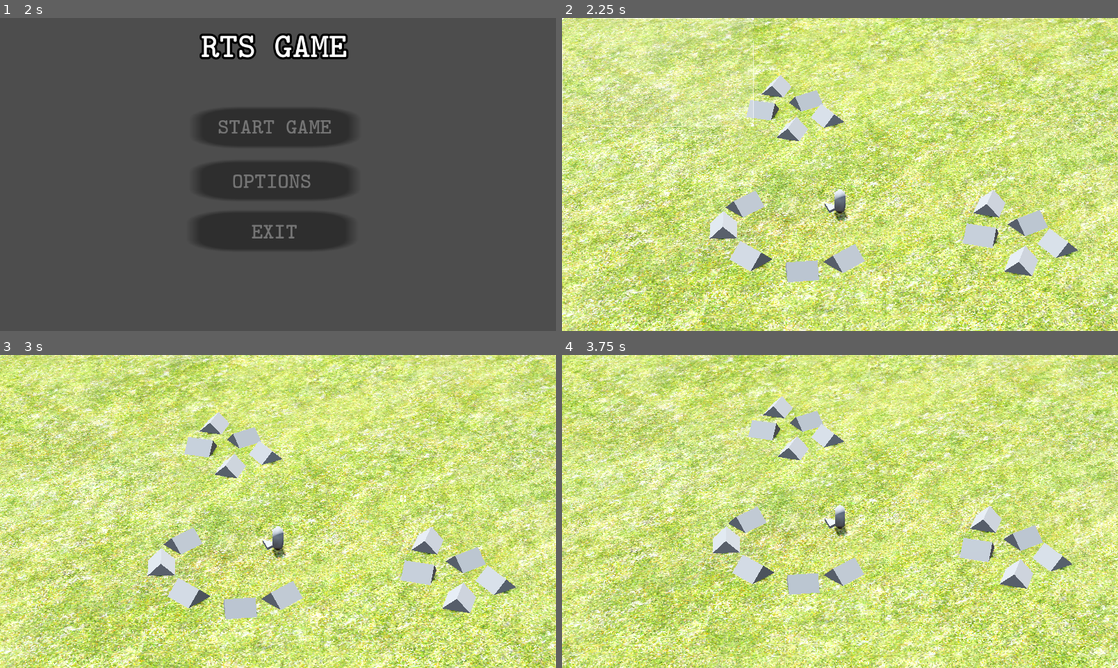
Above: before the commit, frames 1-4 (two rows, left to right).
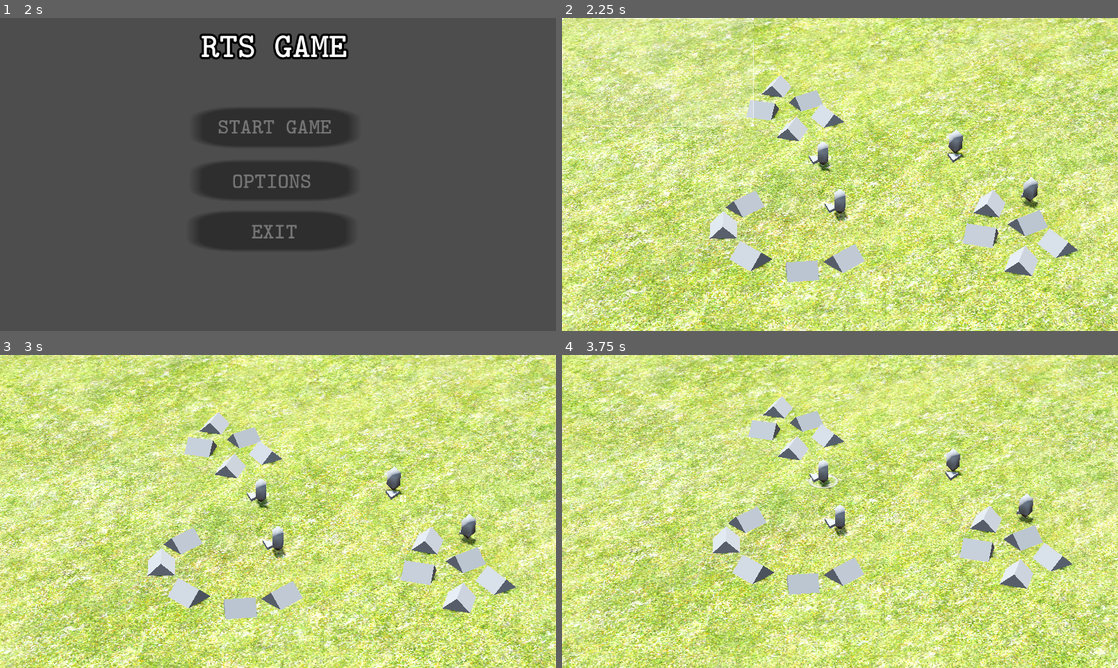
Above: after the commit, the same moments.

Repository: HansKnolle08/RTSGame
Game: Godot game, scene res://scenes/menus/home_menu.tscn
The game is run twice, just before and just after one commit, with the same random seed, the same clock (stepped at 60 frames per second) and the same inputs.
Inputs (mouse positions are in pixels of both pictures, inside the frame that each line leads up to):
- Up to frame 1 (2 s): click (272, 180) at 0.5 s; click (72, 305) at 1.25 s
- Up to frame 2 (2.25 s): click (840, 127) at 2 s
- Up to frame 3 (3 s): tap Enter (input_action_enter) at 2.75 s; move the mouse to (400, 495) at 2.77 s; press the mouse at (400, 495) at 2.78 s
- Up to frame 4 (3.75 s): tap Space at 3.5 s; move the mouse to (728, 527) at 3.52 s; release the mouse at (728, 527) at 3.53 s; tap Down (input_action_camera_backward) at 3.6 s

Frame 1 is identical in both runs. In frame 2, 0.6% of the frame differs, in the area x 44-86%, y 35-62%; in frame 3, 0.6%; in frame 4, 0.7%, in the area x 44-85%, y 29-55%.

Commit message:
Version 0.3.2.alpha

Diff:
--- a/project.godot
+++ b/project.godot
@@ -18,6 +18,7 @@
 [autoload]
 
 Globals="*uid://45qg6nw6w7sf"
+GlobalMusicManager="*uid://b06nkuuxa2gap"
 
 [display]
 
--- a/rts_components/rts_objects/rts_units/ground/basic_unit/basic_unit.gd
+++ b/rts_components/rts_objects/rts_units/ground/basic_unit/basic_unit.gd
@@ -21,14 +21,12 @@
 ## onready vars
 @onready var selection_sprite: Sprite3D = $CircleSelection
 
-## built-in override methods
-
 ## Built-In _ready() is called on startup
 func _ready() -> void:
 	selected = false
 
 ## Built-In _process() is called on every frame
-func _process(delta: float) -> void:
+func _process(_delta: float) -> void:
 	pass
 
 ## public methods
--- a/rts_components/rts_systems/rts_player/rts_player.gd
+++ b/rts_components/rts_systems/rts_player/rts_player.gd
@@ -5,7 +5,8 @@
 extends Node
 
 ## consts
-const TYPE_RTS_CAMERA := preload("../rts_camera/rts_camera.gd")
+const TYPE_HINT_RTS_CAMERA: Script = preload("../rts_camera/rts_camera.gd")
+const TYPE_HINT_RTS_SELECTION_MANAGER: Script = preload("../rts_selection_manager/rts_selection_manager.gd")
 
 ## public vars
 var mouse_dragbox_start_position: Vector2 = Vector2.ZERO
@@ -13,8 +14,9 @@
 var show_dragbox: bool = false
 
 ## onready vars
-@onready var rts_camera := $"../RTSCamera"
-@onready var rts_selection_manager := $RTSSelectionManager
+@onready var rts_camera: TYPE_HINT_RTS_CAMERA = $"../RTSCamera"
+@onready var rts_selection_manager: TYPE_HINT_RTS_SELECTION_MANAGER = $RTSSelectionManager
+@onready var rts_units: Node = $"../RTSUnits"
 
 ## Built-In _ready() is called on startup
 func _ready() -> void:
@@ -26,19 +28,19 @@
 	selection_dragbox()
 
 ## public methods
-func camera_input_handler(camera:TYPE_RTS_CAMERA, delta: float):
+func camera_input_handler(camera:TYPE_HINT_RTS_CAMERA, delta: float):
 	camera_pan(camera, delta)
 	camera_move(camera, delta)
 	camera_rotate(camera, delta)
 	camera_zoom(camera, delta)
 
-func camera_pan(camera:TYPE_RTS_CAMERA, delta: float) -> void:
+func camera_pan(camera:TYPE_HINT_RTS_CAMERA, delta: float) -> void:
 	if Input.get_mouse_mode() != Input.MOUSE_MODE_CONFINED: return
 	var mouse_pos: Vector2 = get_viewport().get_mouse_position()
 	var viewport_size: Vector2 = get_viewport().get_visible_rect().size
 	camera.camera_pan(mouse_pos, viewport_size, delta)
 
-func camera_move(camera: TYPE_RTS_CAMERA, delta: float) -> void:
+func camera_move(camera: TYPE_HINT_RTS_CAMERA, delta: float) -> void:
 	var direction: Vector2 = Vector2.ZERO
 	if Input.is_action_pressed(&"input_action_camera_forward"): direction.y = -1
 	if Input.is_action_pressed(&"input_action_camera_backward"): direction.y = 1
@@ -47,14 +49,14 @@
 	if direction == Vector2.ZERO: return
 	camera.camera_move(direction, delta)
 
-func camera_rotate(camera:TYPE_RTS_CAMERA, delta: float) -> void:
+func camera_rotate(camera:TYPE_HINT_RTS_CAMERA, delta: float) -> void:
 	var direction: float = 0
 	if Input.is_action_pressed(&"input_action_camera_rotate_right"): direction = 1
 	if Input.is_action_pressed(&"input_action_camera_rotate_left"): direction = -1
 	if !direction: return
 	camera.camera_rotate(direction, delta)
 
-func camera_zoom(camera:TYPE_RTS_CAMERA, delta: float) -> void:
+func camera_zoom(camera:TYPE_HINT_RTS_CAMERA, delta: float) -> void:
 	var direction: float = 0
 	if Input.is_action_pressed(&"input_action_camera_zoom_in") or Input.is_action_just_released(&"input_action_camera_zoom_in"): direction = 1
 	if Input.is_action_pressed(&"input_action_camera_zoom_out") or Input.is_action_just_released(&"input_action_camera_zoom_out"): direction = -1
@@ -67,9 +69,11 @@
 			mouse_dragbox_start_position = get_viewport().get_mouse_position()
 			mouse_dragbox_end_position = mouse_dragbox_start_position
 		mouse_dragbox_end_position = get_viewport().get_mouse_position()
-		rts_selection_manager.update_selection_rectangle(Rect2(mouse_dragbox_start_position, mouse_dragbox_end_position - mouse_dragbox_start_position))
+		rts_selection_manager.update_selection_rectangle(Rect2(mouse_dragbox_start_position, mouse_dragbox_end_position - mouse_dragbox_start_position).abs())
 
 	if Input.is_action_just_released(&"input_action_mouseclick_left"):
+		var dragbox_rectangle: Rect2 = Rect2(mouse_dragbox_start_position, mouse_dragbox_end_position - mouse_dragbox_start_position).abs()
+		rts_selection_manager.dragbox_select_objects(rts_units.get_children(), dragbox_rectangle)
 		mouse_dragbox_start_position = Vector2.ZERO
 		mouse_dragbox_end_position = Vector2.ZERO
 		rts_selection_manager.dragbox_hide()
--- a/rts_components/rts_systems/rts_selection_manager/rts_selection_manager.gd
+++ b/rts_components/rts_systems/rts_selection_manager/rts_selection_manager.gd
@@ -14,19 +14,22 @@
 ## onready vars
 @onready var ui_dragbox: NinePatchRect = $SelectionRect
 
-## built-in override methods
-
 ## Built-In _ready() is called on startup
 func _ready() -> void:
 	pass
 
 ## Built-In _process() is called on every frame
-func _process(delta: float) -> void:
+func _process(_delta: float) -> void:
 	pass
 
 ## public methods
+func dragbox_select_objects(object_list: Array, dragbox_rect: Rect2) -> void:
+	for object: Node3D in (object_list as Array[Node3D]):
+		var position_in_2d: Vector2 = get_viewport().get_camera_3d().unproject_position(object.global_position)
+		if dragbox_rect.has_point(position_in_2d): _select_object(object)
+		else: _deselect_object(object)
+
 func update_selection_rectangle(new_rect: Rect2) -> void:
-	new_rect = new_rect.abs()
 	ui_dragbox.position = new_rect.position
 	ui_dragbox.size = new_rect.size
 
@@ -48,4 +51,3 @@
 
 func _toggle_select_object(object: Node) -> void:
 	object.selected = !object.selected
-# Part 6 pausiert bei: 15:42
--- a/scenes/main/main.tscn
+++ b/scenes/main/main.tscn
@@ -74,6 +74,15 @@
 [node name="BasicUnit01" parent="RTSWorld/RTSUnits" unique_id=159870280 instance=ExtResource("6_ow5a4")]
 transform = Transform3D(1, 0, 0, 0, 1, 0, 0, 0, 1, 0, -0.032471478, 0)
 
+[node name="BasicUnit02" parent="RTSWorld/RTSUnits" unique_id=795768436 instance=ExtResource("6_ow5a4")]
+transform = Transform3D(0.774768, 0, -0.63224566, 0, 1, 0, 0.63224566, 0, 0.774768, 10.402394, -0.032471478, 8.145447)
+
+[node name="BasicUnit03" parent="RTSWorld/RTSUnits" unique_id=1874485497 instance=ExtResource("6_ow5a4")]
+transform = Transform3D(-0.57560486, 0, 0.817728, 0, 1, 0, -0.817728, 0, -0.57560486, 11.923854, -0.032471478, 0)
+
+[node name="BasicUnit04" parent="RTSWorld/RTSUnits" unique_id=1754073213 instance=ExtResource("6_ow5a4")]
+transform = Transform3D(1, 0, 0, 0, 1, 0, 0, 0, 1, 3.8715096, -0.032471478, -5.6007633)
+
 [node name="RTSBuildings" type="Node" parent="RTSWorld" unique_id=442856267]
 
 [node name="Tent" type="MeshInstance3D" parent="RTSWorld/RTSBuildings" unique_id=1192396661]
--- a/scenes/menus/options_menu.tscn
+++ b/scenes/menus/options_menu.tscn
@@ -74,7 +74,9 @@
 offset_right = 350.0
 offset_bottom = 291.0
 scale = Vector2(3, 3)
-value = 100.0
+max_value = 1.0
+step = 0.1
+value = 1.0
 
 [node name="GeneralVolumeSliderLabel" type="Label" parent="VolumeSlider" unique_id=1376065951]
 offset_left = 38.0
@@ -91,7 +93,9 @@
 offset_right = 350.0
 offset_bottom = 391.0
 scale = Vector2(3, 3)
-value = 100.0
+max_value = 1.0
+step = 0.1
+value = 1.0
 
 [node name="SFXVolumeSilderLabel" type="Label" parent="VolumeSlider" unique_id=1078267878]
 offset_left = 38.0
@@ -102,13 +106,15 @@
 text = "Sounds"
 label_settings = SubResource("LabelSettings_7rumi")
 
-[node name="MusicVolumeSlider" type="HSlider" parent="VolumeSlider" unique_id=1280368791]
+[node name="MusicVolumeSlider" type="HSlider" parent="VolumeSlider" unique_id=1838310539]
 offset_left = 250.0
 offset_top = 475.0
 offset_right = 350.0
 offset_bottom = 491.0
 scale = Vector2(3, 3)
-value = 100.0
+max_value = 1.0
+step = 0.1
+value = 1.0
 
 [node name="MusicVolumeSliderLabel" type="Label" parent="VolumeSlider" unique_id=1580364135]
 offset_left = 38.0
@@ -157,5 +163,8 @@
 item_2/text = "Fullscreen"
 
 [connection signal="pressed" from="BackButton/BackButton" to="." method="_on_back_button_pressed"]
+[connection signal="value_changed" from="VolumeSlider/GeneralVolumeSlider" to="." method="_on_general_volume_changed"]
+[connection signal="value_changed" from="VolumeSlider/SFXVolumeSilder" to="." method="_on_sfx_volume_changed"]
+[connection signal="value_changed" from="VolumeSlider/MusicVolumeSlider" to="." method="_on_music_volume_changed"]
 [connection signal="item_selected" from="WindowSettings/ResolutionList" to="." method="_on_resolution_list_item_selected"]
 [connection signal="item_selected" from="WindowSettings/WindowModeList" to="." method="_on_window_mode_list_item_selected"]
--- a/script_templates/Node/basic_custom_script.gd
+++ b/script_templates/Node/basic_custom_script.gd
@@ -14,7 +14,6 @@
 ## public vars
 ## private vars
 ## onready vars
-## built-in override methods
 
 ## Built-In _ready() is called on startup
 func _ready() -> void:
--- /dev/null
+++ b/scripts/global/global_music_manager.gd
@@ -0,0 +1,81 @@
+# Copyright (c) 2026 Hansisi
+# MIT License
+# res://scripts/global/global_music_manager.gd
+
+extends Node
+
+## public vars
+var music_player: AudioStreamPlayer
+
+## Built-In _ready() is called on startup
+func _ready() -> void:
+	music_player = AudioStreamPlayer.new()
+	add_child(music_player)
+
+## public methods
+func play_music(path: String, use_fallback: bool = false) -> void:
+	var final_path := path
+	var fallback_path := path.replace(Globals.OST_COPYRIGHT_DIR, Globals.OST_FALLBACK_DIR)
+
+	if use_fallback:
+		final_path = fallback_path
+	else:
+		if not ResourceLoader.exists(final_path):
+			if ResourceLoader.exists(fallback_path):
+				final_path = fallback_path
+			else:
+				push_warning("Music not found (original + fallback): " + path)
+				music_player.stop()
+				return
+
+	if not ResourceLoader.exists(final_path):
+		push_warning("Music file missing: " + final_path)
+		music_player.stop()
+		return
+
+	var new_stream = load(final_path)
+	if new_stream == null or not new_stream is AudioStream:
+		push_warning("Invalid audio resource: " + final_path)
+		music_player.stop()
+		return
+
+	if music_player.stream == new_stream:
+		return
+
+	music_player.stream = new_stream
+	music_player.play()
+	_apply_volume()
+
+
+func stop_music(fade_time: float = 1.0) -> void:
+	if not music_player.playing:
+		return
+
+	var tween = create_tween()
+	tween.tween_property(music_player, "volume_db", -40, fade_time)
+
+	await tween.finished
+	music_player.stop()
+
+func set_volume(music_volume: float) -> void:
+	Globals.volume_music = music_volume
+	_apply_volume()
+
+func distinct_music_loader(path: String, volume: float, fade_time: float) -> void:
+	await stop_music(fade_time)
+
+	Globals.volume_music = volume
+	play_music(path)
+
+func music_loader(path: String, volume: float) -> void:
+	Globals.volume_music = volume
+	play_music(path)
+
+## private methods
+func _apply_volume() -> void:
+	var effective := Globals.volume_general * Globals.volume_music
+
+	if effective <= 0.0:
+		music_player.volume_db = -80
+	else:
+		music_player.volume_db = linear_to_db(effective)
--- a/scripts/globals.gd
+++ b/scripts/globals.gd
@@ -1,13 +1,17 @@
 # Copyright (c) 2026 Hansisi
 # MIT License
-# res://scripts/globals.gd
+# res://scripts/global/globals.gd
 
 extends Node
 
 #consts
 const BASE_NAME: String = "RTS Game"
-const VERSION: String = "0.3.2.alpha.windows"
+const VERSION: String = "0.3.3.alpha.windows"
 const GAME_NAME: String = BASE_NAME + " " + "("+ VERSION +")"
+
+const OST_COPYRIGHT_DIR := "/copyright/"
+const OST_FALLBACK_DIR := "/fallback/"
+
 const RESOLUTIONS: Dictionary = {
 	0: "1280x720",
 	1: "1366x768",
@@ -23,9 +27,9 @@
 }
 
 # public vars
+var volume_general: float = 1.0
 var volume_sfx: float = 1.0
 var volume_music: float = 1.0
-var volume_general: float = 1.0
 
 var current_window_mode: String = WINDOW_MODES[0]
 var current_resolution: String = RESOLUTIONS[0]
--- a/scripts/main/main.gd
+++ b/scripts/main/main.gd
@@ -7,6 +7,7 @@
 ## Built-In _ready() is called on startup
 func _ready() -> void:
 	Input.set_mouse_mode(Input.MOUSE_MODE_CONFINED)
+	GlobalMusicManager.distinct_music_loader("res://assets/aud/ost/copyright/ground_theme_1.ogg",  Globals.volume_general * Globals.volume_music, 1.0)
 
 ## Built-In _process() is called on every frame
 func _process(_delta: float) -> void:
--- a/scripts/menus/home_menu.gd
+++ b/scripts/menus/home_menu.gd
@@ -10,14 +10,14 @@
 ## public vars
 ## private vars
 ## onready vars
-## built-in override methods
 
 ## Built-In _ready() is called on startup
 func _ready() -> void:
 	_set_window_title()
+	GlobalMusicManager.music_loader("res://assets/aud/ost/copyright/menu_theme_1.ogg", Globals.volume_general * Globals.volume_music)
 
 ## Built-In _process() is called on every frame
-func _process(delta: float) -> void:
+func _process(_delta: float) -> void:
 	pass
 
 ## public methods
@@ -34,4 +34,4 @@
 
 func _set_window_title(title: String = Globals.GAME_NAME):
 	await get_tree().create_timer(0.1).timeout
-	DisplayServer.window_set_title(Globals.GAME_NAME)
+	DisplayServer.window_set_title(title)
--- a/scripts/menus/options_menu.gd
+++ b/scripts/menus/options_menu.gd
@@ -10,14 +10,15 @@
 ## public vars
 ## private vars
 ## onready vars
-## built-in override methods
 
 ## Built-In _ready() is called on startup
 func _ready() -> void:
-	pass
+	$VolumeSlider/GeneralVolumeSlider.value = Globals.volume_general
+	$VolumeSlider/SFXVolumeSilder.value = Globals.volume_sfx
+	$VolumeSlider/MusicVolumeSlider.value = Globals.volume_music
 
 ## Built-In _process() is called on every frame
-func _process(delta: float) -> void:
+func _process(_delta: float) -> void:
 	pass
 
 ## public methods
@@ -33,3 +34,14 @@
 func _on_window_mode_list_item_selected(index: int) -> void:
 	Globals.current_window_mode = Globals.WINDOW_MODES[index]
 	print("Neuer Window_Mode:", Globals.current_window_mode)
+
+func _on_general_volume_changed(value: float) -> void:
+	Globals.volume_general = value
+	GlobalMusicManager.set_volume(Globals.volume_general)
+
+func _on_sfx_volume_changed(value: float) -> void:
+	Globals.volume_sfx = value
+
+func _on_music_volume_changed(value: float) -> void:
+	Globals.volume_music = value
+	GlobalMusicManager.set_volume(Globals.volume_music)
Not shown, added: assets/aud/ost/fallback/ground_theme_1.ogg.import
Not shown, added: assets/aud/ost/fallback/menu_theme_1.ogg.import
Not shown, added: scripts/global/global_music_manager.gd.uid
Not shown, changed: .gitignore
Not shown, changed: README.md
Not shown, added: assets/aud/ost/fallback/ground_theme_1.ogg
Not shown, added: assets/aud/ost/fallback/menu_theme_1.ogg
